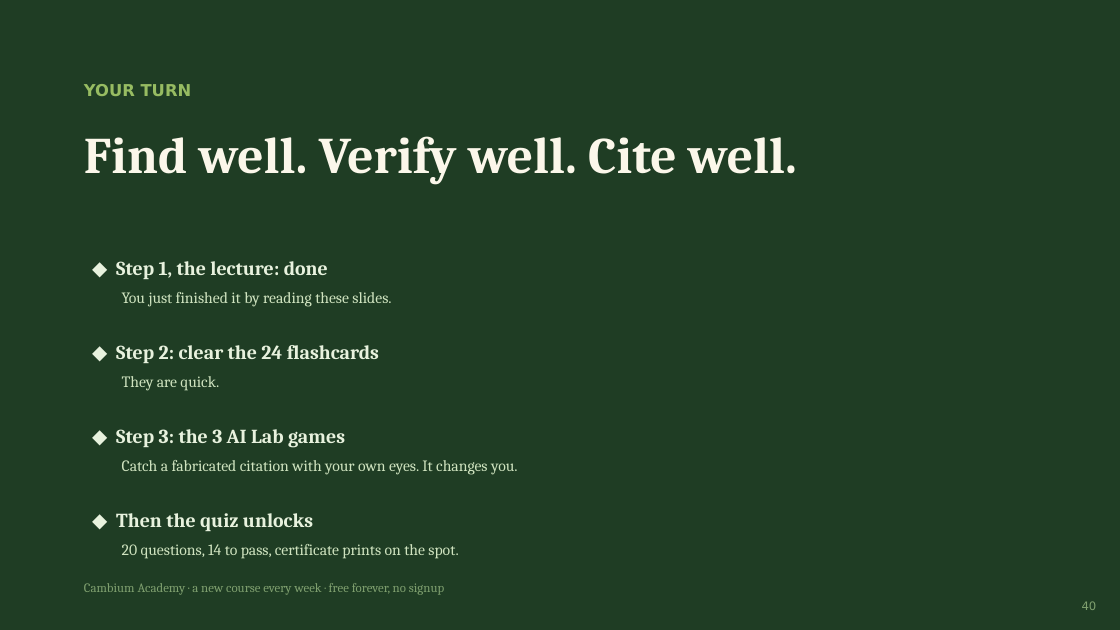
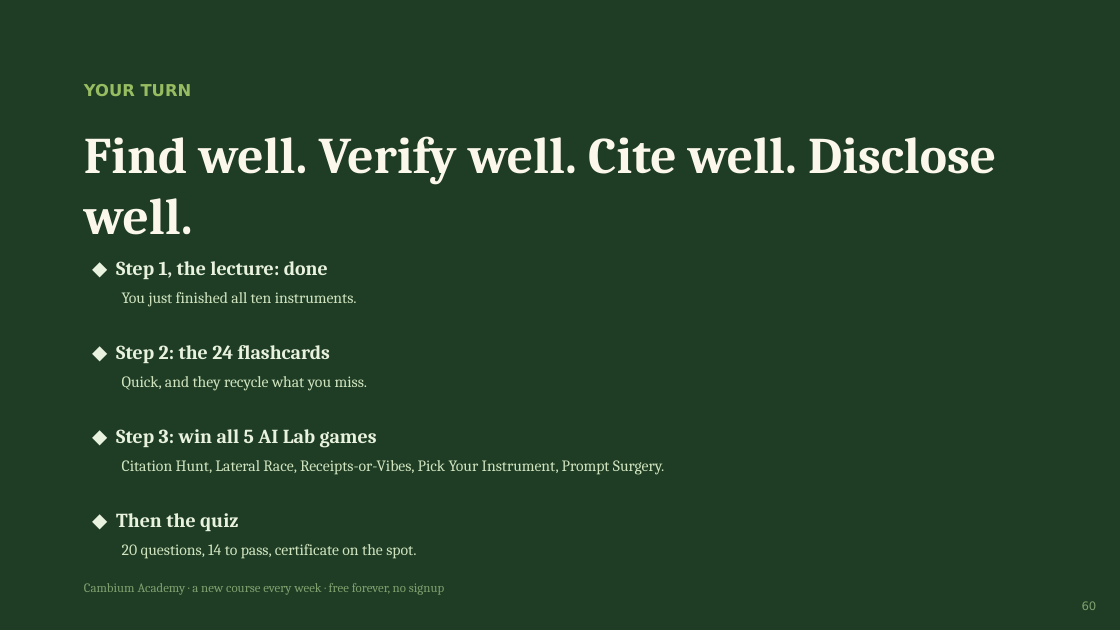
Before and after one commit to pkjaslam/cambium-academy, a slide deck: slide 60 of courses/course-03-research-with-ai/slides/Cambium-Academy-Course03-Research-with-AI.pptx (slide 40 before the commit). Drawn at 1120x630 pixels with LibreOffice and Linux fonts; fonts in the diff are those of the drawing. Boxes give left, top, right and bottom in pixels: in the first picture for what was removed or moved away, otherwise in the second. Text is boxed around its words. In the diff, an @@ line names an element or a change of style, - is before the commit and + after.

```diff
--- a/courses/course-03-research-with-ai/slides/Cambium-Academy-Course03-Research-with-AI.pptx
+++ b/courses/course-03-research-with-ai/slides/Cambium-Academy-Course03-Research-with-AI.pptx
@@ text at box(84, 136, 996, 235): text changed @@
-Find well. Verify well. Cite well.
+Find well. Verify well. Cite well. Disclose well.
@@ text at box(122, 292, 357, 307): text changed @@
-You just finished it by reading these slides.
+You just finished all ten instruments.
@@ text at box(116, 345, 330, 363): text changed @@
-◆ Step 2: clear the 24 flashcards
+◆ Step 2: the 24 flashcards
@@ text at box(122, 376, 368, 391): text changed @@
-They are quick.
+Quick, and they recycle what you miss.
@@ text at box(116, 429, 377, 448): text changed @@
-◆ Step 3: the 3 AI Lab games
+◆ Step 3: win all 5 AI Lab games
@@ text at box(122, 460, 664, 475): text changed @@
-Catch a fabricated citation with your own eyes. It changes you.
+Citation Hunt, Lateral Race, Receipts-or-Vibes, Pick Your Instrument, Prompt Surgery.
@@ text at box(116, 513, 239, 531): text changed @@
-◆ Then the quiz unlocks
+◆ Then the quiz
@@ text at box(122, 544, 416, 559): text changed @@
-20 questions, 14 to pass, certificate prints on the spot.
+20 questions, 14 to pass, certificate on the spot.
@@ text at box(1082, 601, 1097, 610): text changed @@
-40
+60
```
Also in this commit, not shown: 17 other slides changed, 42 slides added, 22 slides removed, 18 other files.
